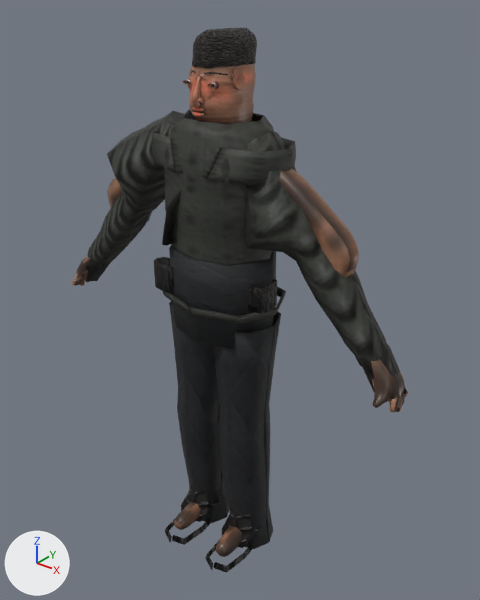
Before and after pictures for a commit that changed the Blender file assets/models/characters/merc_scout/blender/merc_scout_mobile.blend.
Camera for both pictures: a camera (50 mm lens) standing at (1.27, -1.509, 1.925) and looking at (0.032, 0.038, 0.965). The axes (+X, +Y, +Z) are drawn at lower left. The lights are the same throughout. The older version comes first.

Objects in the first picture: 'merc_scout_body', 'merc_scout_boot_L', 'merc_scout_boot_R', 'merc_scout_glove_L', 'merc_scout_hair', 'merc_scout_head', 'merc_scout_jacket', 'merc_scout_kit', 'merc_scout_sleeve_L', 'merc_scout_sleeve_R', 'merc_scout_trousers' and 2 more.
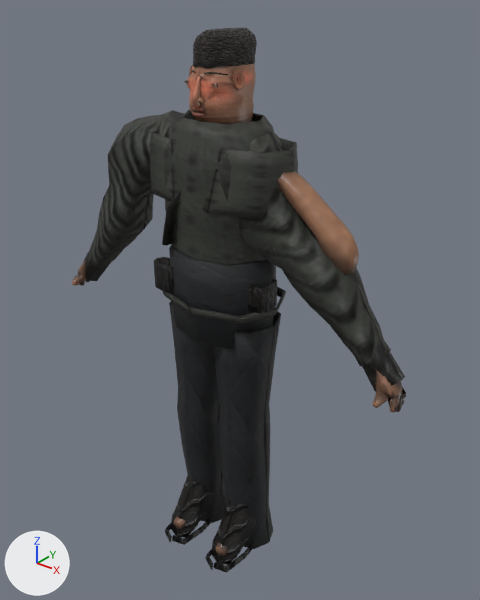
Where the change shows, as pixel boxes [x1, y1, x2, y2] in the pictures (480 x 600 px; the box of a moved part takes in the faces that stretch with it):
'merc_scout_jacket', reshaped
    before: [152, 110, 296, 324]
    after: [150, 110, 298, 324]
'merc_scout_sleeve_L', reshaped (7% wider)
    before: [244, 131, 386, 366]
    after: [239, 132, 391, 366]
'merc_scout_sleeve_R', reshaped
    before: [87, 111, 184, 269]
    after: [88, 110, 184, 269]
'merc_scout_body', reshaped
    before: [72, 169, 408, 557]
    after: [72, 171, 406, 556]
'merc_scout_boot_L', reshaped
    before: [205, 508, 262, 573]
    after: [205, 499, 256, 573]
'merc_scout_boot_R', reshaped
    before: [165, 481, 220, 545]
    after: [165, 474, 214, 545]
part 1 of me_merc_scout_body, moved or reshaped
    before: [371, 359, 408, 410]
    after: [375, 371, 406, 410]
part 2 of me_merc_scout_body, moved or reshaped
    before: [75, 259, 89, 284]
    after: [75, 261, 89, 284]
part 3 of me_merc_scout_body, surface changed
    both: [72, 171, 404, 556]
part 4 of me_merc_scout_jacket, rebuilt (74% taller)
    before: [152, 131, 183, 172]
    after: [150, 132, 181, 204]
part 5 of me_merc_scout_jacket, rebuilt (68% taller)
    before: [202, 137, 296, 186]
    after: [203, 137, 298, 220]
part 8 of me_merc_scout_boot_l, moved or reshaped
    before: [222, 508, 259, 548]
    after: [211, 504, 254, 565]
part 9 of me_merc_scout_boot_r, moved or reshaped
    before: [181, 481, 220, 522]
    after: [170, 474, 211, 538]

Patch to the scene script:
```diff
--- a/assets/models/characters/merc_scout/blender/merc_scout_mobile.blend.py
+++ b/assets/models/characters/merc_scout/blender/merc_scout_mobile.blend.py
@@ me_merc_scout_body @@
-me_merc_scout_body.from_pydata(...)  # 1510 vertices, 1502 faces; spans x -0.68..0.68, y -0.18..0.11, z 0.03..1.54
+me_merc_scout_body.from_pydata(...)  # 1570 vertices, 1562 faces; spans x -0.67..0.67, y -0.18..0.11, z 0.03..1.54
+# me_merc_scout_body part 1: 42 vertices moved from x 0.56..0.67, y -0.1..-0.01, z 0.87..1.0 to x 0.57..0.67, y -0.1..-0.02, z 0.87..1.0; 54 vertices removed from x 0.6..0.68, y -0.1..0.0, z 0.87..0.95; 84 vertices added at x 0.61..0.67, y -0.1..-0.02, z 0.87..0.94
+# me_merc_scout_body part 2: 40 vertices moved from x -0.67..-0.56, y -0.1..-0.01, z 0.87..1.0 to x -0.67..-0.57, y -0.1..-0.02, z 0.87..1.0; 54 vertices removed from x -0.68..-0.6, y -0.1..0.0, z 0.87..0.95; 84 vertices added at x -0.67..-0.61, y -0.1..-0.01, z 0.87..0.94
+# me_merc_scout_body part 3: 1073 kept faces spanning x -0.67..0.67, y -0.18..0.11, z 0.03..1.54 get new texture (UV) coordinates
+# other edits to the shape of me_merc_scout_body do not show in these pictures
 me_merc_scout_body.materials.append(mat_merc_scout_skin)
@@ me_merc_scout_jacket @@
-me_merc_scout_jacket.from_pydata(...)  # 486 vertices, 476 faces; spans x -0.249..0.249, y -0.171..0.159, z 0.98..1.565
+me_merc_scout_jacket.from_pydata(...)  # 522 vertices, 512 faces; spans x -0.26..0.26, y -0.171..0.159, z 0.98..1.565
+# me_merc_scout_jacket part 4: the loose piece of 108 vertices spanning x -0.249..0.115, y -0.145..0.129, z 1.408..1.514 is rebuilt with 126 vertices and now spans x -0.26..0.118, y -0.151..0.135, z 1.319..1.509
+# me_merc_scout_jacket part 5: the loose piece of 108 vertices spanning x -0.115..0.249, y -0.145..0.129, z 1.408..1.514 is rebuilt with 126 vertices and now spans x -0.118..0.26, y -0.151..0.135, z 1.319..1.509
+# other edits to the shape of me_merc_scout_jacket do not show in these pictures
 me_merc_scout_jacket.materials.append(mat_merc_scout_jacket)
@@ me_merc_scout_sleeve_l @@
-me_merc_scout_sleeve_l.from_pydata(...)  # 256 vertices, 270 faces; spans x 0.073..0.605, y -0.145..0.106, z 0.952..1.543
+me_merc_scout_sleeve_l.from_pydata(...)  # 256 vertices, 270 faces; spans x 0.071..0.609, y -0.116..0.076, z 0.952..1.539
+# me_merc_scout_sleeve_l part 6: 255 of 256 vertices moved; they spanned x 0.073..0.605, y -0.145..0.106, z 0.952..1.543 and now span x 0.071..0.609, y -0.116..0.076, z 0.952..1.539; mean shift (-0.009, 0.0, -0.008); largest move (0.274, -0.024, 1.211) -> (0.204, -0.023, 1.169)
 me_merc_scout_sleeve_l.materials.append(mat_merc_scout_jacket)
@@ me_merc_scout_sleeve_r @@
-me_merc_scout_sleeve_r.from_pydata(...)  # 256 vertices, 270 faces; spans x -0.605..-0.089, y -0.145..0.106, z 0.952..1.557
+me_merc_scout_sleeve_r.from_pydata(...)  # 256 vertices, 270 faces; spans x -0.609..-0.093, y -0.116..0.076, z 0.952..1.558
+# me_merc_scout_sleeve_r part 7: 252 of 256 vertices moved; they spanned x -0.605..-0.089, y -0.145..0.106, z 0.952..1.557 and now span x -0.609..-0.093, y -0.116..0.076, z 0.952..1.558; mean shift (-0.009, 0.0, 0.008); largest move (-0.4, -0.024, 1.316) -> (-0.454, -0.023, 1.378)
 me_merc_scout_sleeve_r.materials.append(mat_merc_scout_jacket)
@@ me_merc_scout_boot_l @@
-me_merc_scout_boot_l.from_pydata(...)  # 126 vertices, 122 faces; spans x 0.033..0.175, y -0.217..0.075, z 0.0..0.309
+me_merc_scout_boot_l.from_pydata(...)  # 126 vertices, 122 faces; spans x 0.042..0.166, y -0.217..0.081, z 0.0..0.309
+# me_merc_scout_boot_l part 8: 54 of 126 vertices moved; they spanned x 0.033..0.175, y -0.108..0.068, z 0.037..0.207 and now span x 0.042..0.165, y -0.182..0.081, z 0.004..0.208; mean shift (-0.001, -0.037, -0.007); largest move (0.102, -0.065, 0.088) -> (0.103, -0.174, 0.045)
 me_merc_scout_boot_l.materials.append(mat_merc_scout_leather)
@@ me_merc_scout_boot_r @@
-me_merc_scout_boot_r.from_pydata(...)  # 126 vertices, 122 faces; spans x -0.175..-0.033, y -0.217..0.075, z 0.0..0.309
+me_merc_scout_boot_r.from_pydata(...)  # 126 vertices, 122 faces; spans x -0.166..-0.042, y -0.217..0.081, z 0.0..0.309
+# me_merc_scout_boot_r part 9: 54 of 126 vertices moved; they spanned x -0.175..-0.033, y -0.108..0.068, z 0.037..0.207 and now span x -0.165..-0.042, y -0.182..0.081, z 0.004..0.208; mean shift (0.0, -0.037, -0.007); largest move (-0.103, -0.065, 0.088) -> (-0.105, -0.174, 0.045)
 me_merc_scout_boot_r.materials.append(mat_merc_scout_leather)
```
